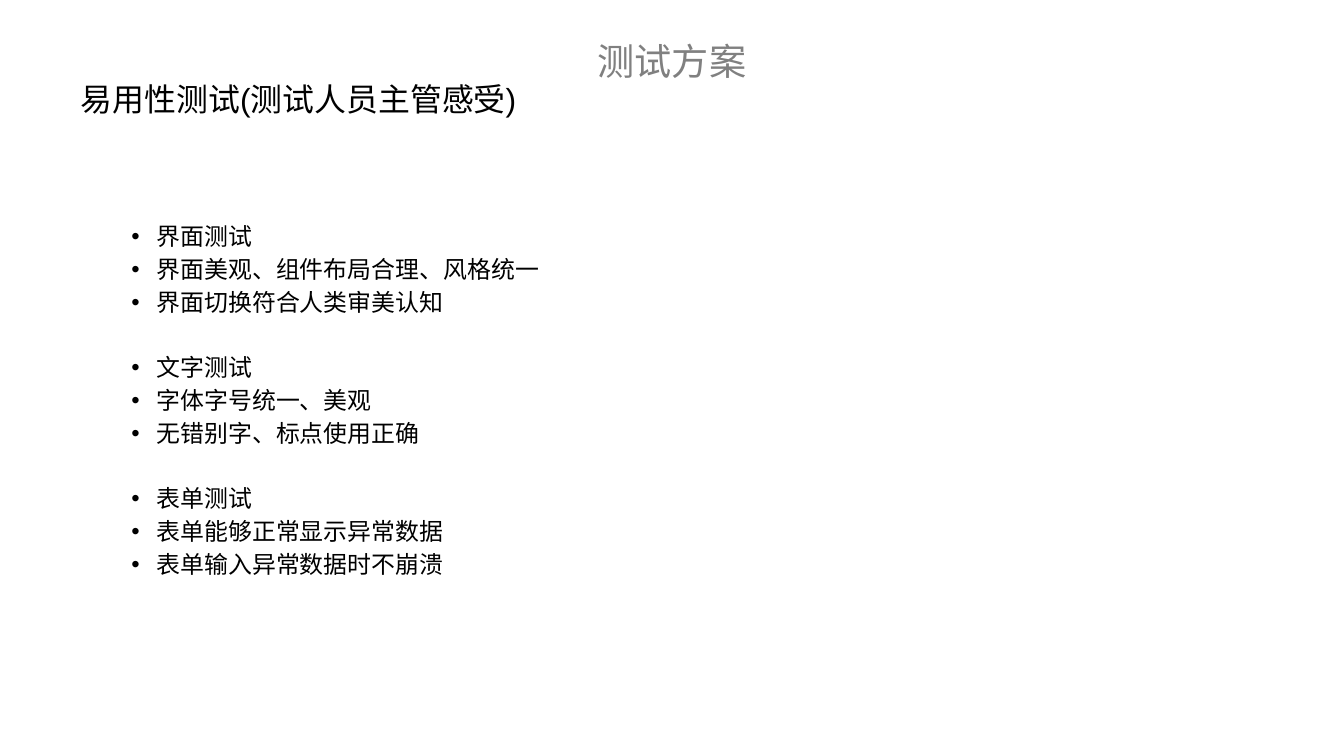
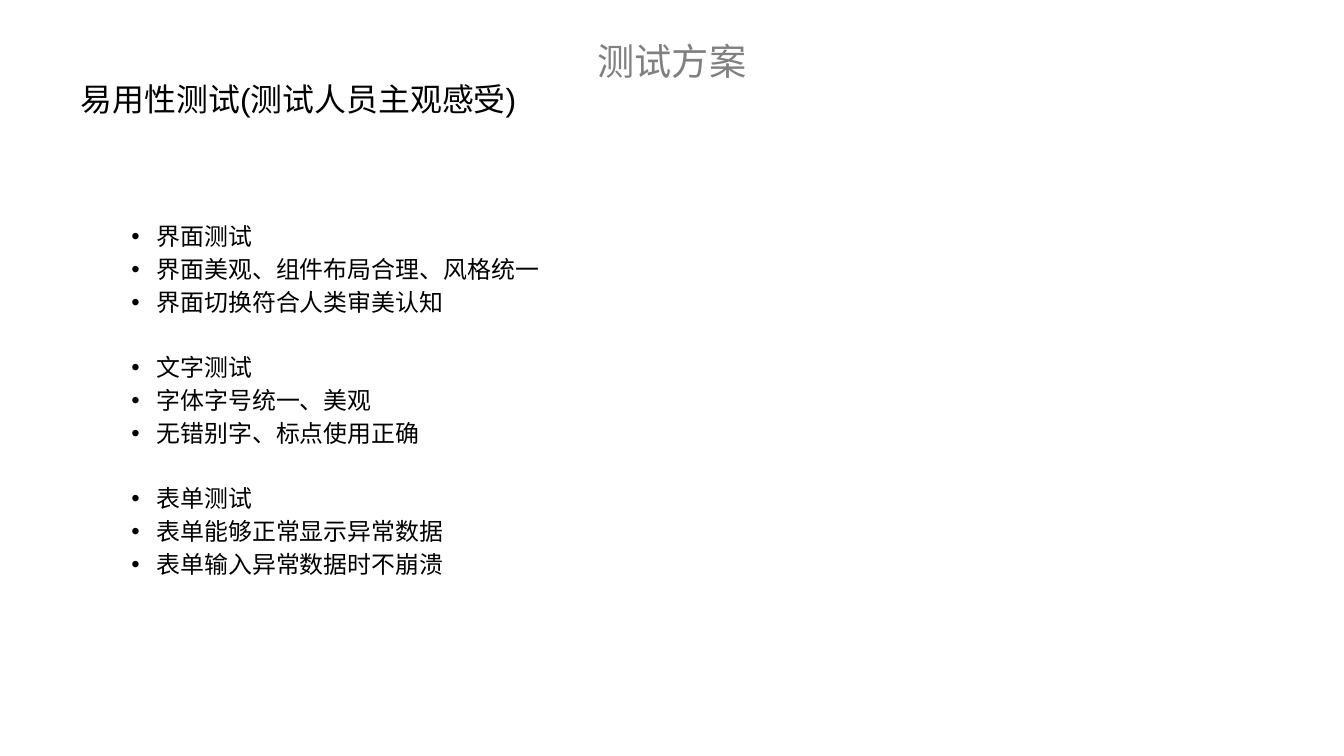
Before and after one commit to BIT-zhangxin/LabWebSystem, a slide deck: slide 15 of document/展示/FishTouchers小组第三次汇报.pptx (slide 9 before the commit). Drawn at 1344x756 pixels with LibreOffice and Linux fonts; fonts in the diff are those of the drawing. Boxes give left, top, right and bottom in pixels: in the first picture for what was removed or moved away, otherwise in the second. Text is boxed around its words. In the diff, an @@ line names an element or a change of style, - is before the commit and + after.

```diff
--- a/document/展示/FishTouchers小组第三次汇报.pptx
+++ b/document/展示/FishTouchers小组第三次汇报.pptx
@@ title at <box>81,84,516,118</box>: text changed @@
-易用性测试(测试人员主管感受)
+易用性测试(测试人员主观感受)
```
Also in this commit, not shown: 3 other slides changed, 9 slides added, 3 slides removed.
